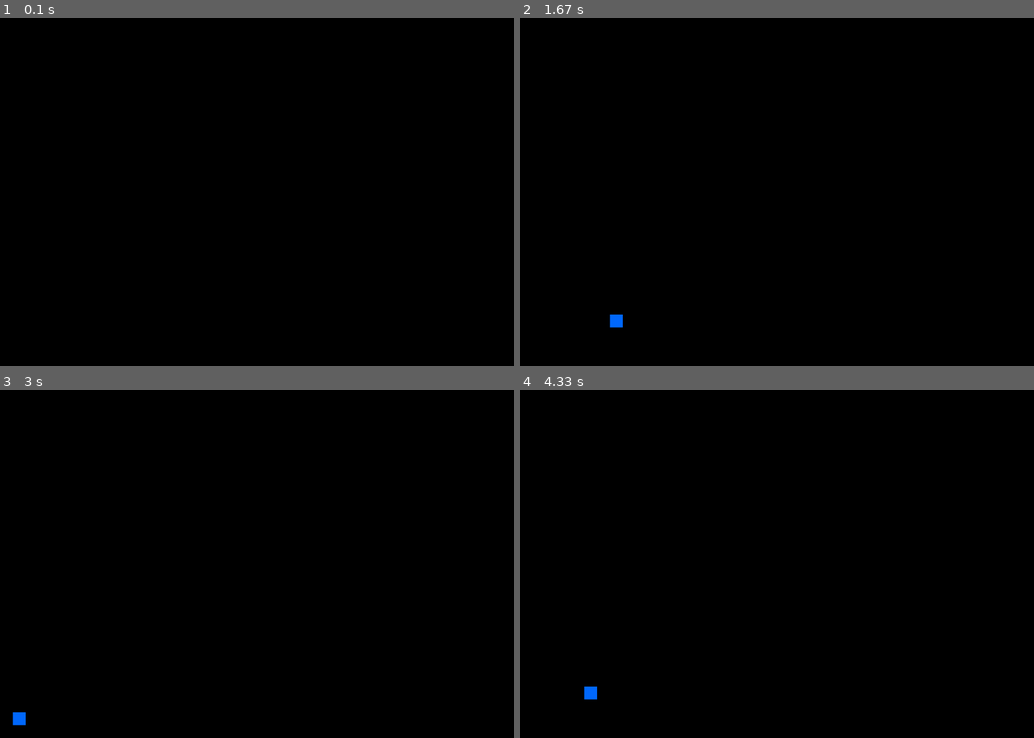
Above: before the commit, frames 1-4 (two rows, left to right).
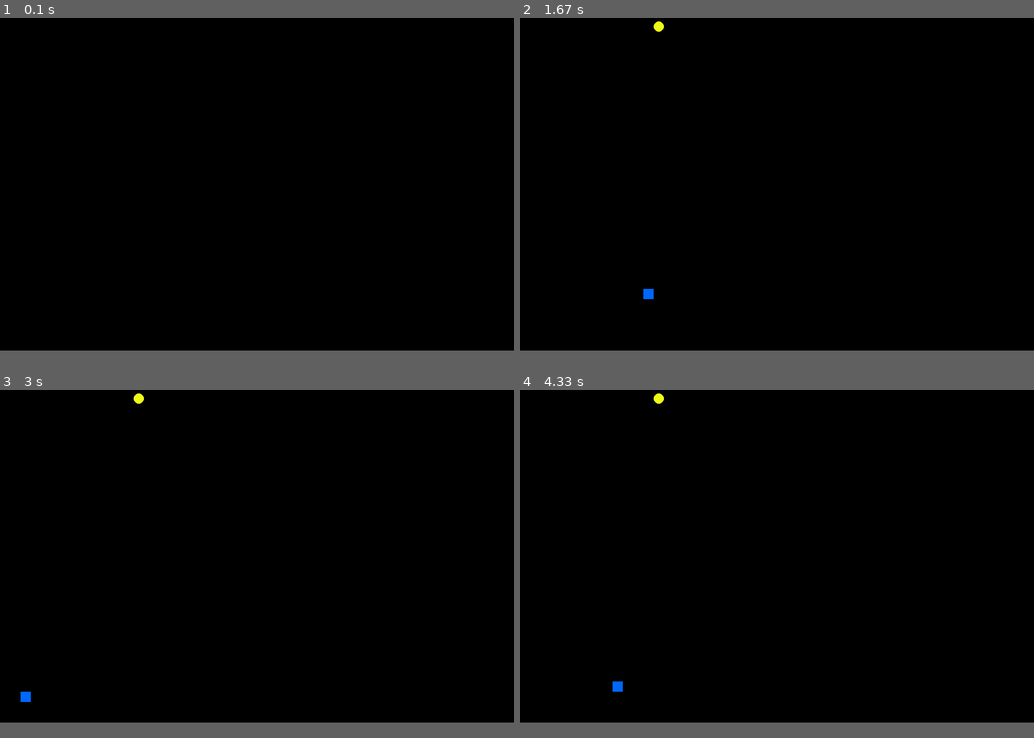
Above: after the commit, the same moments.

Repository: SamDB2000/python-snake
Game: pygame game, started from Pygame/snake.py
Same seed, same stepped clock (60 frames per second), same inputs: the game is played once before the commit and once after it.
Inputs:
- Up to frame 1 (0.1 s): no input
- Up to frame 2 (1.67 s): hold Right 0.33-0.8 s; hold Up 0.83-1.13 s; hold Right 1.17-1.63 s
- Up to frame 3 (3 s): hold Left 1.67-2.2 s; hold Down 2.23-2.53 s; hold Left 2.57-2.97 s
- Up to frame 4 (4.33 s): hold Up 3-3.37 s; hold Right 3.4-4.03 s; hold Down from 4.07 s (still down)
In our replay, the window is 900x675 before the commit and 900x648 after it. These sizes can differ from the game's own. Grey fills any space a smaller window leaves; there, only what the larger window draws over its background counts as a difference.

The runs differ from the first frame. In frame 1, only the window size differs. In frame 2, 0.2% of the frame differs, in the area x 17-28%, y 0-89%; in frame 3, 0.2%; in frame 4, 0.2%.

Commit message:
Added a fruit that randomly populates that the snake can eat

Diff:
--- a/Pygame/snake.py
+++ b/Pygame/snake.py
@@ -2,42 +2,51 @@
 import pygame as pg
 pg.init()
 
-size = width, height = 1000, 750
+size = width, height = 1000, 720
 speed = [0, 0]
 black = (0, 0, 0)
 white = (255, 255, 255)
+yellow = (241, 252, 25)
 blue = (0, 106, 255)
 clock = pg.time.Clock()
 
 screen = pg.display.set_mode(size)
 
-#ball = pg.image.load("intro_ball.gif")
-#snakeRect = ball.get_rect()
-
 def random_location():
-    x = random.randint(0, 39) * 25
-    y = random.randint(0, 29) * 25
+    x = random.randint(0, 49) * 20
+    y = random.randint(0, 35) * 20
     return (x, y)
 
+def fruit_center():
+    (x,y) = random_location()
+    x += 10
+    y += 10
+    center = (x, y)
+    return center
+
 # Rect(left, top, width, height) -> Rect
-snakeRect = pg.Rect(random_location(), (25, 25))
+snakeRect = pg.Rect(random_location(), (20, 20))
 # rect(screen, color, rect, width=0, border_radius=0)
 snake = pg.draw.rect(screen, blue, snakeRect, 0)
 
+center = fruit_center()
+# circle(surface, color, center, radius) -> Rect
+fruit = pg.draw.circle(screen, yellow, center, 10)
+
 while 1:
-    clock.tick(6)
+    clock.tick(10)
     for event in pg.event.get():
         if event.type == pg.QUIT: sys.exit()
         elif event.type == pg.KEYDOWN and event.key == pg.K_ESCAPE: sys.exit()
         elif event.type == pg.KEYDOWN and event.key == pg.K_q: sys.exit()
         elif event.type == pg.KEYDOWN and event.key == pg.K_RIGHT:
-            speed = [25, 0]
+            speed = [20, 0]
         elif event.type == pg.KEYDOWN and event.key == pg.K_LEFT:
-            speed = [-25, 0]
+            speed = [-20, 0]
         elif event.type == pg.KEYDOWN and event.key == pg.K_DOWN:
-            speed = [0, 25]
+            speed = [0, 20]
         elif event.type == pg.KEYDOWN and event.key == pg.K_UP:
-            speed = [0, -25]
+            speed = [0, -20]
 
     snakeRect = snakeRect.move(speed)
 
@@ -46,6 +55,10 @@
     if snakeRect.top < 0 or snakeRect.bottom > height:
         speed[1] = -speed[1]  # Change this to ending the game eventually
 
+    if pg.Rect.colliderect(snakeRect, fruit):
+        center = fruit_center()
+
     screen.fill(black)
+    fruit = pg.draw.circle(screen, yellow, center, 10)
     snake = pg.draw.rect(screen, blue, snakeRect, 0, 0)
     pg.display.flip()
